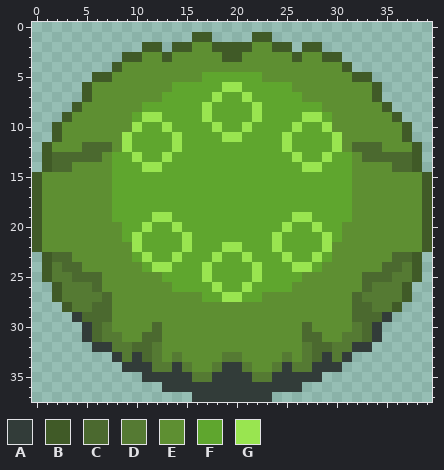
Edited in one commit: pixel-art file (Bush.aseprite). Above: the version before the commit.
40x40 pixels, 1 frame. The old version is drawn lined up with the new one, on the new canvas.
Palette (. is transparent): A #323c39  B #405a27  C #4b692f  D #557a33  E #5e8f32  F #5fa62e  G #99e550
Pixels before, first column x 0:
 1 ................BB....BB................
 2 ...........BB.BBEEBBBBEEBB.BB...........
 3 .........BBEEBEEEEEBBEEEEEBEEBB.........
 4 ........BEEEEEEEEEEEEEEEEEEEEEEB........
 5 ......BBEEEEEEEEEFFFFFFEEEEEEEEEBB......
 6 .....BEEEEEEEEFFFFFGGFFFFFEEEEEEEEB.....
 7 .....BEEEEEEEFFFFFGFFGFFFFFEEEEEEEB.....
 8 ....BEEEEEEFFFFFFGFFFFGFFFFFFEEEEEEB....
 9 ...BEEEEEEFGGFFFFGFFFFGFFFFGGFEEEEEEB...
10 ..BEEEEEEEGFFGFFFFGFFGFFFFGFFGEEEEEEEB..
11 ..BEEEEEEGFFFFGFFFFGGFFFFGFFFFGEEEEEEB..
12 .BEEECCCEGFFFFGFFFFFFFFFFGFFFFGECCCEEEB.
13 .BCCCCCEFFGFFGFFFFFFFFFFFFGFFGFFECCCCCB.
14 .BCCEEEEFFFGGFFFFFFFFFFFFFFGGFFFEEEECCB.
15 BEEEEEEEFFFFFFFFFFFFFFFFFFFFFFFFEEEEEEEB
16 BEEEEEEEFFFFFFFFFFFFFFFFFFFFFFFFEEEEEEEB
17 BEEEEEEEFFFFFFFFFFFFFFFFFFFFFFFFEEEEEEEB
18 BEEEEEEEFFFFFFFFFFFFFFFFFFFFFFFFEEEEEEEB
19 BEEEEEEEFFFFGGFFFFFFFFFFFFGGFFFFEEEEEEEB
20 BEEEEEEEEFFGFFGFFFFFFFFFFGFFGFFEEEEEEEEB
21 BEEEEEEEEFGFFFFGFFFFFFFFGFFFFGFEEEEEEEEB
22 BEEEEEEEEEGFFFFGFFFGGFFFGFFFFGEEEEEEEEEB
23 .BCCEEEEEEFGFFGFFFGFFGFFFGFFGFEEEEEECCB.
24 .BDCCEEEEEEFGGFFFGFFFFGFFFGGFEEEEEECCDB.
25 .BDDCCCEEEEEEFFFFGFFFFGFFFFEEEEEECCCDDB.
26 ..BDDDCEEEEEEEFFFFGFFGFFFFEEEEEEECDDDB..
27 ..BDDDDCEEEEEEEEEFFGGFFEEEEEEEEECDDDDB..
28 ...BDDCCEEEEEEEEEEEEEEEEEEEEEEEECCDDB...
29 ....ACCCEEEEEEEEEEEEEEEEEEEEEEEECCCA....
30 .....ACDEEEECEEEEEEEEEEEEEECEEEEDCA.....
31 .....ACDDEECCEEEEEEEEEEEEEECCEEDDCA.....
32 ......AADDCCDEEEEEEEEEEEEEEDCCDDAA......
33 ........ADACDEDEEEEDDEEEEDEDCADA........
34 .........AAADDADEEDAADEEDADDAAA.........
35 ...........AAAAADDAAAADDAAAAA...........
36 .............AAAAAAAAAAAAAA.............
37 ................AAAAAAAA................
Now the later version:
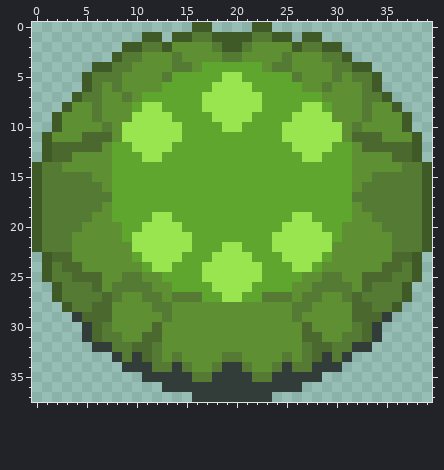
The commit says: finished bush, added leaf
Edits made:
canvas 40x40 -> 40x38 (the part of the old canvas that was cut away was empty and is not shown)
Changed rows in their new state; - is an unchanged pixel.
first column x 0:
 0 ----------------BB----BB----------------
 1 -----------BB-BBDDBBBBDDBB-BB-----------
 2 ---------BBDDBEE--D--D--EEBDDBB---------
 3 --------BDD--ED----DD----DE--DDB--------
 4 ------BBDD----DD-FFFFFF-DD----DDBB------
 5 -----BDDD----DFFF--GG--FFFD---D-DDB-----
 6 ------D-D----F----G--G----F--D---D------
 7 ----BDD--D-FF----G-GG-G----FF----DDB----
 8 ---BE-D---FGG-----GGGG-----GGF---D-EB---
 9 --BE--D---G--G---FGGGGF---G--G---D--EB--
10 -------D-G-GG-G---FGGF---G-GG-G-D-------
11 -BE--CCC--GGGG-----FF-----GGGG--CCC--EB-
12 --CCC--EFFGGGGF----------FGGGGFFE--CCC--
13 ----EEE---FGGF------------FGGF---EEE----
14 BDDE-------FF--------------FF-------EDDB
15 -DDDDD----------------------------DDDDD-
16 -DDDDDD--------------------------DDDDDD-
17 -DDDDDDD------------------------DDDDDDD-
18 -DDDDDD--------------------------DDDDDD-
19 -DDDDD----------------------------DDDDD-
20 -DDDD-------GG------------GG-------DDDD-
21 -DDD-------GGGG----------GGGG-------DDD-
22 -DDD-------GGGG----------GGGG-------DDD-
23 ------------GG-----GG-----GG------------
24 ------------------GGGG------------------
25 ---------DD-------GGGG-------DD---------
26 --------DDDD-------GG-------DDDD--------
27 --------D--DD-DDD------DDD-DD--D--------
28 ------------DD------------DD------------
29 -------------D------------D-------------
